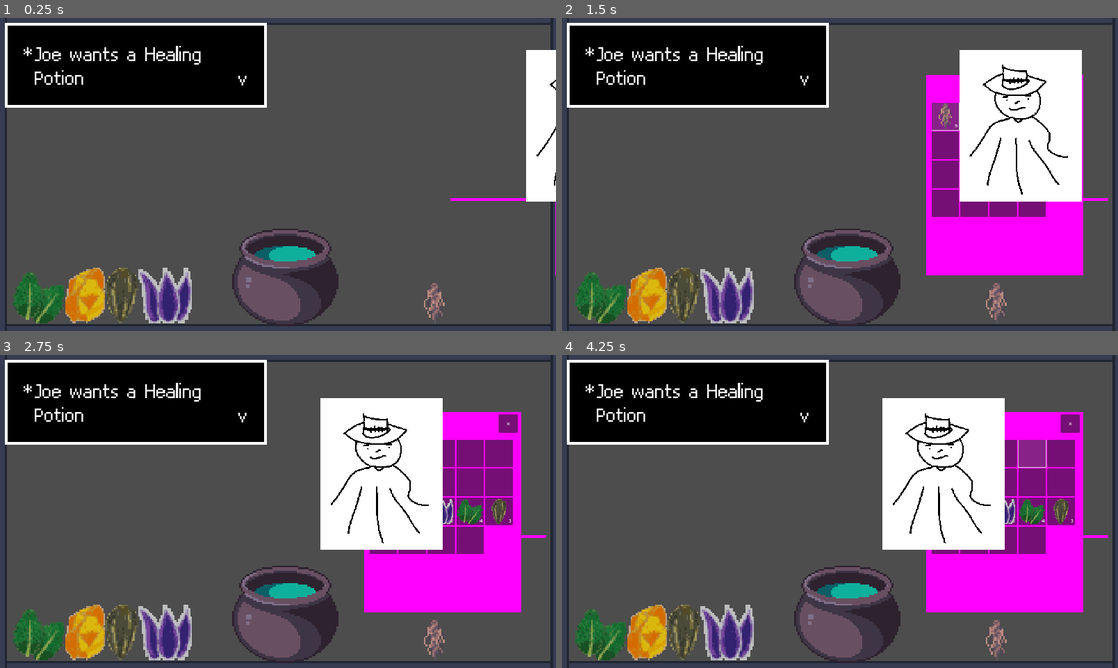
Above: before the commit, frames 1-4 (two rows, left to right).
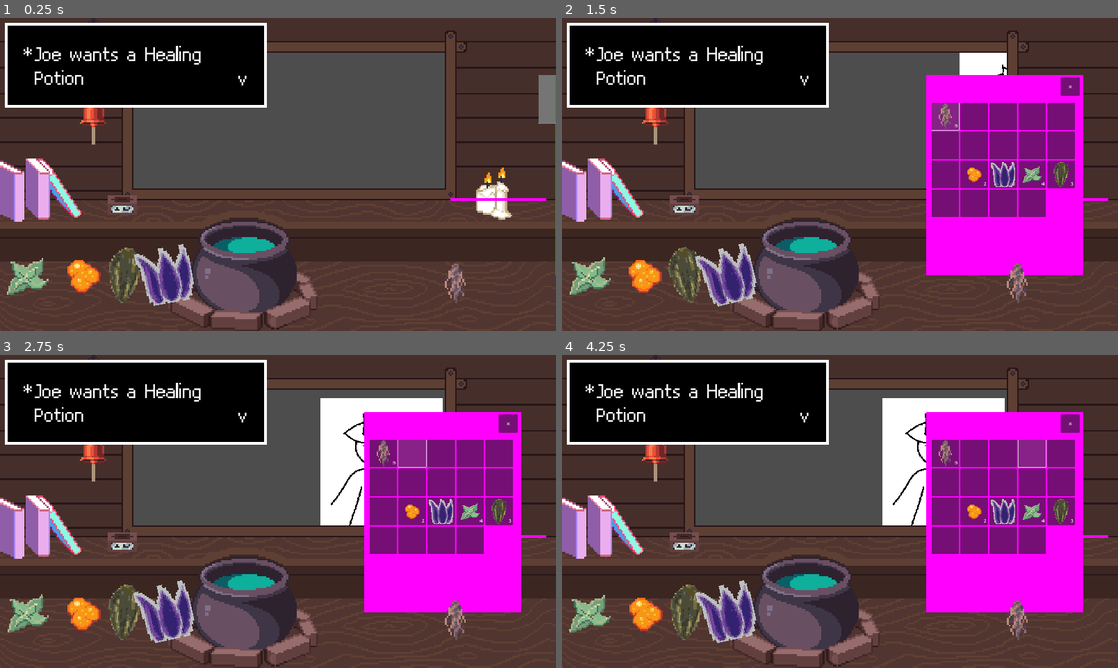
Above: after the commit, the same moments.

Repository: HuskyGameDev/2024s-team3
Game: Godot game, scene res://Scenes/Screens/Main.tscn
Two runs of this game, one before a commit and one after it. Both use one fixed random seed, a clock stepped at 60 frames per second and the inputs below. The engine's default icon, where the game draws it, is replaced by a stand-in: a white triangle on a blue panel in a dark square.
Inputs (mouse positions are in pixels of both pictures, inside the frame that each line leads up to):
- Up to frame 1 (0.25 s): no input
- Up to frame 2 (1.5 s): click (1106, 99) at 0.5 s; click (945, 115) at 1.25 s
- Up to frame 3 (2.75 s): click (411, 452) at 2 s
- Up to frame 4 (4.25 s): click (1001, 452) at 2.75 s; click (1034, 452) at 3.5 s

The runs differ from the first frame. In frame 1, 64% of the frame differs, in the area x 0-100%, y 0-100%; in frame 2, 61%; in frame 3, 58%; in frame 4, 58%.

Commit message:
Added the main scene sprite  and a few other sprites

Diff:
--- a/Scenes/Cauldron.tscn
+++ b/Scenes/Cauldron.tscn
@@ -1,7 +1,7 @@
 [gd_scene load_steps=5 format=3 uid="uid://cjjarcohy2vqe"]
 
 [ext_resource type="Script" path="res://Scripts/cauldron.gd" id="1_ygt0y"]
-[ext_resource type="Texture2D" uid="uid://1cavnjgart7f" path="res://Assets/Sprites/Cauldron.png" id="2_srlk7"]
+[ext_resource type="Texture2D" uid="uid://cv3kxe3sbuli0" path="res://Assets/Sprites/Cauldron Final.png" id="2_ffdd2"]
 [ext_resource type="Script" path="res://Scripts/Singletons/RecipeData.gd" id="3_87jks"]
 
 [sub_resource type="CircleShape2D" id="CircleShape2D_ymlov"]
@@ -11,7 +11,8 @@
 script = ExtResource("1_ygt0y")
 
 [node name="Sprite2D" type="Sprite2D" parent="."]
-texture = ExtResource("2_srlk7")
+position = Vector2(-2, 8)
+texture = ExtResource("2_ffdd2")
 
 [node name="Area2D" type="Area2D" parent="."]
 
--- a/Scenes/Screens/Main.tscn
+++ b/Scenes/Screens/Main.tscn
@@ -1,7 +1,7 @@
 [gd_scene load_steps=16 format=3 uid="uid://pvvnkdn6u7y5"]
 
 [ext_resource type="Script" path="res://Scripts/main.gd" id="1_0ufrw"]
-[ext_resource type="Texture2D" uid="uid://c1na8wlk3ld7h" path="res://Assets/Sprites/icon.svg" id="2_q6xwt"]
+[ext_resource type="Texture2D" uid="uid://dbueov7x0qeqe" path="res://Assets/Sprites/320x180 Vision.png" id="2_u1ul0"]
 [ext_resource type="PackedScene" uid="uid://cjjarcohy2vqe" path="res://Scenes/Cauldron.tscn" id="3_qla3h"]
 [ext_resource type="PackedScene" uid="uid://6acoxw3otoc3" path="res://Scenes/Ingredient.tscn" id="4_spw6y"]
 [ext_resource type="Resource" uid="uid://cugyrbnghr2mb" path="res://Assets/Resources/Ingredients/thistle_root.tres" id="5_136gt"]
@@ -26,67 +26,55 @@
 [node name="Main" type="Node2D"]
 script = ExtResource("1_0ufrw")
 
+[node name="CustomerSpawner" type="Sprite2D" parent="."]
+position = Vector2(917, 321)
+script = ExtResource("7_bs1qt")
+
 [node name="CanvasLayer" type="CanvasLayer" parent="."]
 
 [node name="Room" type="Node2D" parent="."]
 scale = Vector2(6, 6)
 
+[node name="Room Sprite" type="Sprite2D" parent="Room"]
+position = Vector2(160, 90)
+texture = ExtResource("2_u1ul0")
+
 [node name="Floor" type="StaticBody2D" parent="Room"]
 position = Vector2(276, 206)
 collision_layer = 2147483649
 
-[node name="Sprite2D" type="Sprite2D" parent="Room/Floor"]
-position = Vector2(-115.5, -10)
-scale = Vector2(3.25781, 0.3125)
-texture = ExtResource("2_q6xwt")
-
 [node name="CollisionShape2D" type="CollisionShape2D" parent="Room/Floor"]
-position = Vector2(-115.5, -10.25)
+position = Vector2(-115.5, -21.75)
 shape = SubResource("RectangleShape2D_1aqou")
 
-[node name="Floor2" type="StaticBody2D" parent="Room"]
+[node name="Ceiling" type="StaticBody2D" parent="Room"]
 position = Vector2(272, -6)
 collision_layer = 2147483649
 
-[node name="Sprite2D" type="Sprite2D" parent="Room/Floor2"]
-position = Vector2(-115.5, -10)
-scale = Vector2(3.25781, 0.3125)
-texture = ExtResource("2_q6xwt")
-
-[node name="CollisionShape2D" type="CollisionShape2D" parent="Room/Floor2"]
-position = Vector2(-115.5, -10.25)
+[node name="CollisionShape2D" type="CollisionShape2D" parent="Room/Ceiling"]
+position = Vector2(-115.5, -13.75)
 shape = SubResource("RectangleShape2D_1aqou")
 
-[node name="Floor3" type="StaticBody2D" parent="Room"]
+[node name="Rwall" type="StaticBody2D" parent="Room"]
 position = Vector2(327, 192)
 rotation = 1.5708
 collision_layer = 2147483649
 
-[node name="Sprite2D" type="Sprite2D" parent="Room/Floor3"]
-position = Vector2(-115.5, -10)
-scale = Vector2(3.25781, 0.3125)
-texture = ExtResource("2_q6xwt")
-
-[node name="CollisionShape2D" type="CollisionShape2D" parent="Room/Floor3"]
-position = Vector2(-115.5, -10.25)
+[node name="CollisionShape2D" type="CollisionShape2D" parent="Room/Rwall"]
+position = Vector2(-115.5, -12.7501)
 shape = SubResource("RectangleShape2D_1aqou")
 
-[node name="Floor4" type="StaticBody2D" parent="Room"]
+[node name="Lwall" type="StaticBody2D" parent="Room"]
 position = Vector2(-6, -44)
 rotation = 4.71239
 collision_layer = 2147483649
 
-[node name="Sprite2D" type="Sprite2D" parent="Room/Floor4"]
-position = Vector2(-115.5, -10)
-scale = Vector2(3.25781, 0.3125)
-texture = ExtResource("2_q6xwt")
-
-[node name="CollisionShape2D" type="CollisionShape2D" parent="Room/Floor4"]
-position = Vector2(-115.5, -10.25)
+[node name="CollisionShape2D" type="CollisionShape2D" parent="Room/Lwall"]
+position = Vector2(-115.5, -13.75)
 shape = SubResource("RectangleShape2D_1aqou")
 
 [node name="Cauldron" parent="." instance=ExtResource("3_qla3h")]
-position = Vector2(994, 871)
+position = Vector2(852, 840)
 scale = Vector2(6, 6)
 
 [node name="shelfArea" type="Area2D" parent="."]
@@ -123,28 +111,24 @@
 grow_vertical = 1
 
 [node name="Ingredient" parent="." instance=ExtResource("4_spw6y")]
-position = Vector2(1504, 986)
+position = Vector2(1577, 891)
 data = ExtResource("5_136gt")
 
 [node name="Ingredient2" parent="." instance=ExtResource("4_spw6y")]
-position = Vector2(151, 992)
+position = Vector2(159, 897)
 data = ExtResource("6_u3n4o")
 
 [node name="Ingredient3" parent="." instance=ExtResource("4_spw6y")]
-position = Vector2(289, 992)
+position = Vector2(294, 892)
 data = ExtResource("7_1j6wr")
 
 [node name="Ingredient4" parent="." instance=ExtResource("4_spw6y")]
-position = Vector2(429, 991)
+position = Vector2(429, 896)
 data = ExtResource("8_ufrn0")
 
 [node name="Ingredient5" parent="." instance=ExtResource("4_spw6y")]
-position = Vector2(567, 994)
+position = Vector2(541, 874)
 data = ExtResource("6_w60o3")
-
-[node name="CustomerSpawner" type="Sprite2D" parent="."]
-position = Vector2(917, 321)
-script = ExtResource("7_bs1qt")
 
 [connection signal="potion_made" from="Cauldron" to="." method="_on_cauldron_potion_made"]
 [connection signal="body_entered" from="shelfArea" to="." method="_on_shelf_body_entered"]
Binary file added: Assets/Sprites/320x180 Vision.png
Not shown, added: Assets/Sprites/320x180 Vision.png.import
Binary file added: Assets/Sprites/Cauldron Final.png
Not shown, added: Assets/Sprites/Cauldron Final.png.import
Binary file changed: Assets/Sprites/Ingredients/peppermint_leaves.png
Binary file changed: Assets/Sprites/Ingredients/pine_resin.png
